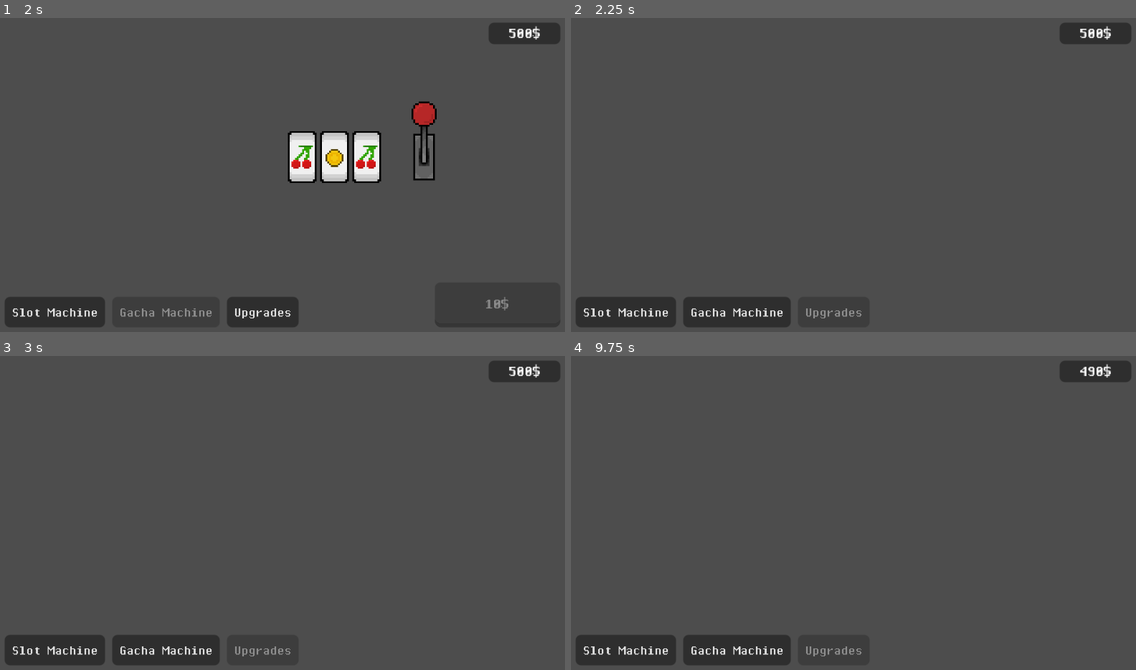
Above: before the commit, frames 1-4 (two rows, left to right).
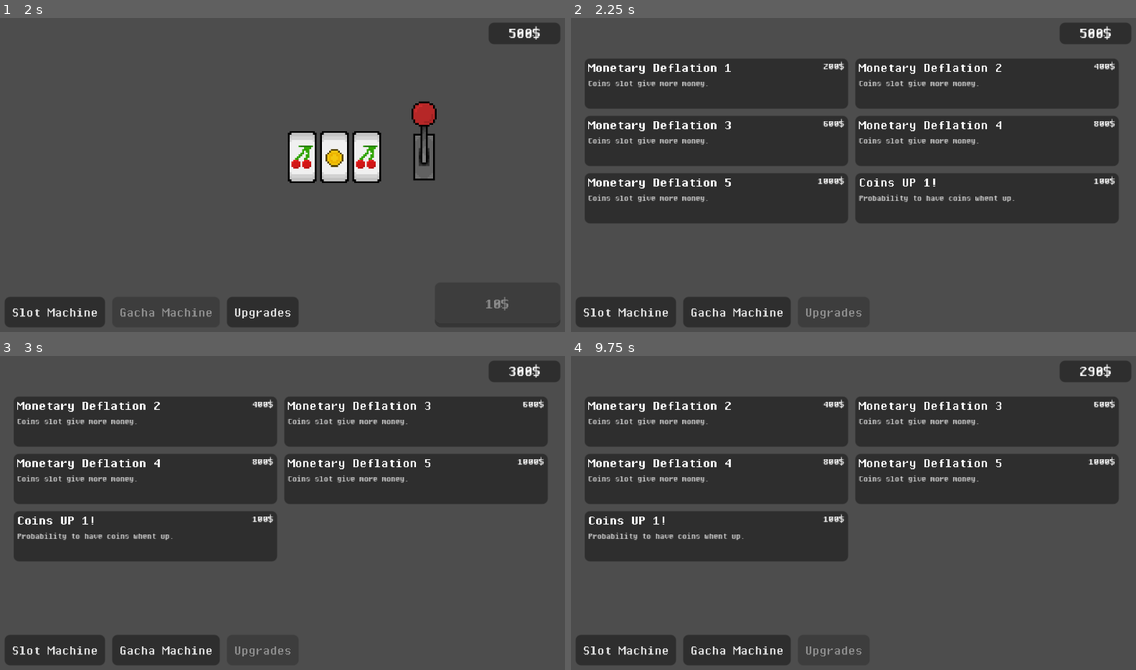
Above: after the commit, the same moments.

Repository: Animo105/gamble
Game: Godot game, scene res://Slot machine/slot_machine.tscn
Same seed, same stepped clock (60 frames per second), same inputs: the game is played once before the commit and once after it.
Inputs (mouse positions are in pixels of both pictures, inside the frame that each line leads up to):
- Up to frame 1 (2 s): click "Slot Machine" at 0.5 s; click "Gacha Machine" at 1.25 s
- Up to frame 2 (2.25 s): click "Upgrades" at 2 s
- Up to frame 3 (3 s): click (146, 421) at 2.77 s
- Up to frame 4 (9.75 s): click "Slot Machine" at 3.5 s; click (994, 494) at 4.25 s; tap Enter at 5.75 s; tap Space at 7.25 s; click "Slot Machine" at 8 s; click "Gacha Machine" at 8.75 s; click "Upgrades" at 9.5 s

Frame 1 is identical in both runs. In frame 2, 43% of the frame differs, in the area x 2-97%, y 13-66%; in frame 3, 36%; in frame 4, 36%.

Commit message:
FEAST ON THE UPGRADES!!!!

Diff:
--- a/Autoloads/global.gd
+++ b/Autoloads/global.gd
@@ -8,6 +8,8 @@
 		_money_update.emit()
 
 var bet_ammount : int = 10
+
+var upgrades_bought : Array[int] = []
 
 var capsules : Dictionary[String, int] = {
 	"blue":0,
--- a/Autoloads/save_manager.gd
+++ b/Autoloads/save_manager.gd
@@ -1,11 +1 @@
 extends Node
-
-
-# Called when the node enters the scene tree for the first time.
-func _ready() -> void:
-	pass # Replace with function body.
-
-
-# Called every frame. 'delta' is the elapsed time since the previous frame.
-func _process(delta: float) -> void:
-	pass
--- a/Autoloads/upgrades_data.gd
+++ b/Autoloads/upgrades_data.gd
@@ -1,10 +1,16 @@
 extends Node
 
 
-var upgrades : Array = [
-	Upgrade.new(1, "Coins UP!", "Probability to have coins whent up.", 100, coin_probability_upgrade)
+var upgrades : Array[Upgrade] = [
+	Upgrade.new(0, "Monetary Deflation 1", "Coins slot give more money.", 200, coin_value_upgrade),
+	Upgrade.new(1, "Monetary Deflation 2", "Coins slot give more money.", 400, coin_value_upgrade),
+	Upgrade.new(2, "Monetary Deflation 3", "Coins slot give more money.", 600, coin_value_upgrade),
+	Upgrade.new(3, "Monetary Deflation 4", "Coins slot give more money.", 800, coin_value_upgrade),
+	Upgrade.new(4, "Monetary Deflation 5", "Coins slot give more money.", 1000, coin_value_upgrade),
+	Upgrade.new(5, "Coins UP 1!", "Probability to have coins whent up.", 100, coin_probability_upgrade),
+]
 
-]
+var upgrades_to_buy : Array[UpgradeButton] = []
 
 class Upgrade:
 
@@ -23,3 +29,6 @@
 
 func coin_probability_upgrade():
 	SlotsData.slots[1].weight += 5
+
+func coin_value_upgrade():
+	SlotsData.coins_bonus_value += 100
--- a/Shop/upgrade_button.tscn
+++ b/Shop/upgrade_button.tscn
@@ -4,6 +4,7 @@
 [ext_resource type="FontFile" uid="uid://g4agobb7vun1" path="res://UI/Fonts/PixelOperatorMonoHB.ttf" id="2_qdr42"]
 
 [node name="upgrade_button" type="Control"]
+custom_minimum_size = Vector2(147, 28)
 layout_mode = 3
 anchor_right = 0.459
 anchor_bottom = 0.156
--- a/Shop/upgrade_button_script.gd
+++ b/Shop/upgrade_button_script.gd
@@ -1,14 +1,20 @@
 extends Control
+class_name UpgradeButton
 
 var upgrade_id : int = 0
 var upgrade_cost : int = 0
 
-func _init(id : int, cost : int) -> void:
-	upgrade_id = id
-	upgrade_cost = cost
-
 func _ready() -> void:
 	$cost.text = "%d$" % upgrade_cost
+	$"upgrade name".text = UpgradesData.upgrades[upgrade_id].nom
+	$"upgrade desc".text = UpgradesData.upgrades[upgrade_id].description
+	pass
 
 func _on_button_pressed() -> void:
-	print("pressed")
+	if Global.money < upgrade_cost:
+		return
+
+	Global.money -= upgrade_cost
+	Global.upgrades_bought.append(upgrade_id)
+	UpgradesData.upgrades[upgrade_id].apply.call()
+	queue_free()
--- a/Shop/upgrade_shop.tscn
+++ b/Shop/upgrade_shop.tscn
@@ -1,4 +1,6 @@
-[gd_scene format=3 uid="uid://cbrqb45eh7161"]
+[gd_scene load_steps=2 format=3 uid="uid://cbrqb45eh7161"]
+
+[ext_resource type="Script" uid="uid://b764y01mhmsf5" path="res://Shop/upgrade_shop_script.gd" id="1_pqnha"]
 
 [node name="Upgrade Shop" type="Control"]
 layout_mode = 3
@@ -7,14 +9,20 @@
 anchor_bottom = 1.0
 grow_horizontal = 2
 grow_vertical = 2
+script = ExtResource("1_pqnha")
 
-[node name="CenterContainer" type="CenterContainer" parent="."]
-layout_mode = 0
-offset_right = 40.0
-offset_bottom = 40.0
+[node name="ScrollContainer" type="ScrollContainer" parent="."]
+layout_mode = 1
+anchors_preset = -1
+anchor_right = 1.0
+anchor_bottom = 1.0
+offset_left = 10.0
+offset_top = 25.0
+offset_right = -10.0
+offset_bottom = -30.0
 
-[node name="ScrollContainer" type="ScrollContainer" parent="CenterContainer"]
+[node name="UpgradeContainer" type="GridContainer" parent="ScrollContainer"]
 layout_mode = 2
-
-[node name="VBoxContainer" type="VBoxContainer" parent="CenterContainer/ScrollContainer"]
-layout_mode = 2
+size_flags_horizontal = 3
+size_flags_vertical = 3
+columns = 2
--- /dev/null
+++ b/Shop/upgrade_shop_script.gd
@@ -0,0 +1,23 @@
+extends Control
+
+@onready var upgrade_container: GridContainer = $ScrollContainer/UpgradeContainer
+const UPGRADE_BUTTON = preload("res://Shop/upgrade_button.tscn")
+
+static func create_button(id : int, cost : int)->UpgradeButton:
+	var button = UPGRADE_BUTTON.instantiate()
+	button.upgrade_cost = cost
+	button.upgrade_id = id
+	return button
+
+# Called when the node enters the scene tree for the first time.
+func _ready() -> void:
+	for upgrade in UpgradesData.upgrades:
+		if Global.upgrades_bought.has(upgrade.id): continue
+		var button := create_button(upgrade.id, upgrade.cost)
+		print(button.upgrade_cost)
+		upgrade_container.add_child(button)
+
+
+# Called every frame. 'delta' is the elapsed time since the previous frame.
+func _process(_delta: float) -> void:
+	pass
--- a/Slot machine/Scripts/slot_machine_script.gd
+++ b/Slot machine/Scripts/slot_machine_script.gd
@@ -64,5 +64,5 @@
 		bet_text.text = str(Global.bet_ammount)
 
 
-func _on_bet_text_text_submitted(new_text: String) -> void:
+func _on_bet_text_text_submitted(_new_text: String) -> void:
 	bet_text.release_focus()
--- a/project.godot
+++ b/project.godot
@@ -19,6 +19,7 @@
 
 Global="*res://Autoloads/global.gd"
 SlotsData="*res://Autoloads/slots_data.gd"
+UpgradesData="*res://Autoloads/upgrades_data.gd"
 Hud="*res://Autoloads/HUD/hud.tscn"
 
 [display]
Not shown, added: Shop/upgrade_shop_script.gd.uid
